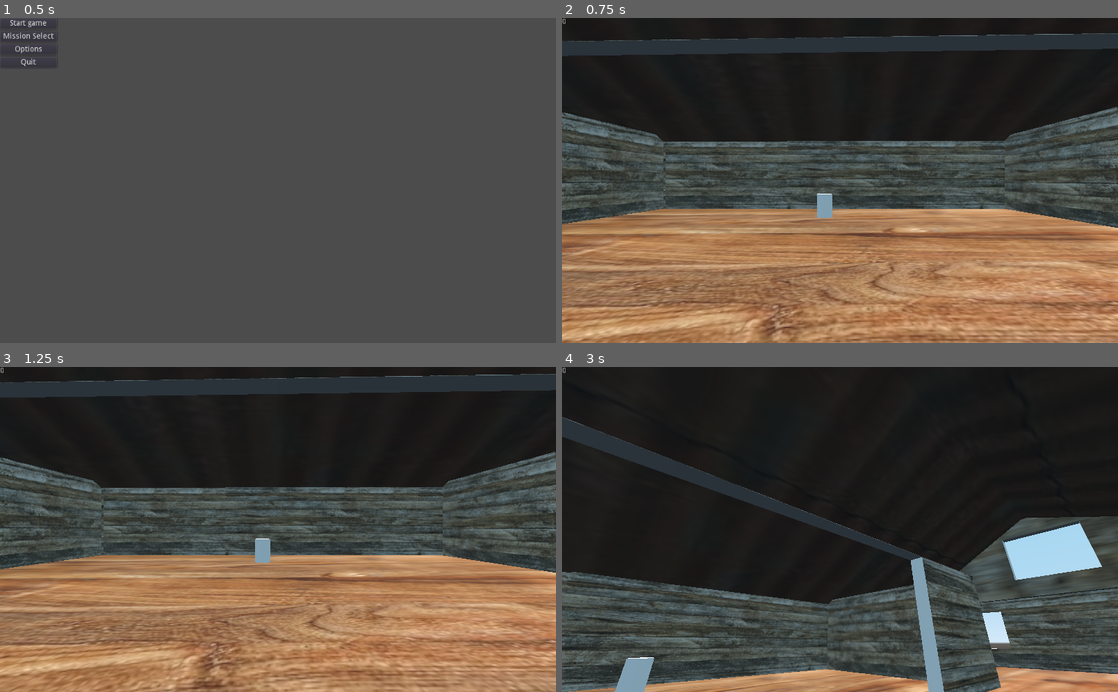
Above: before the commit, frames 1-4 (two rows, left to right).
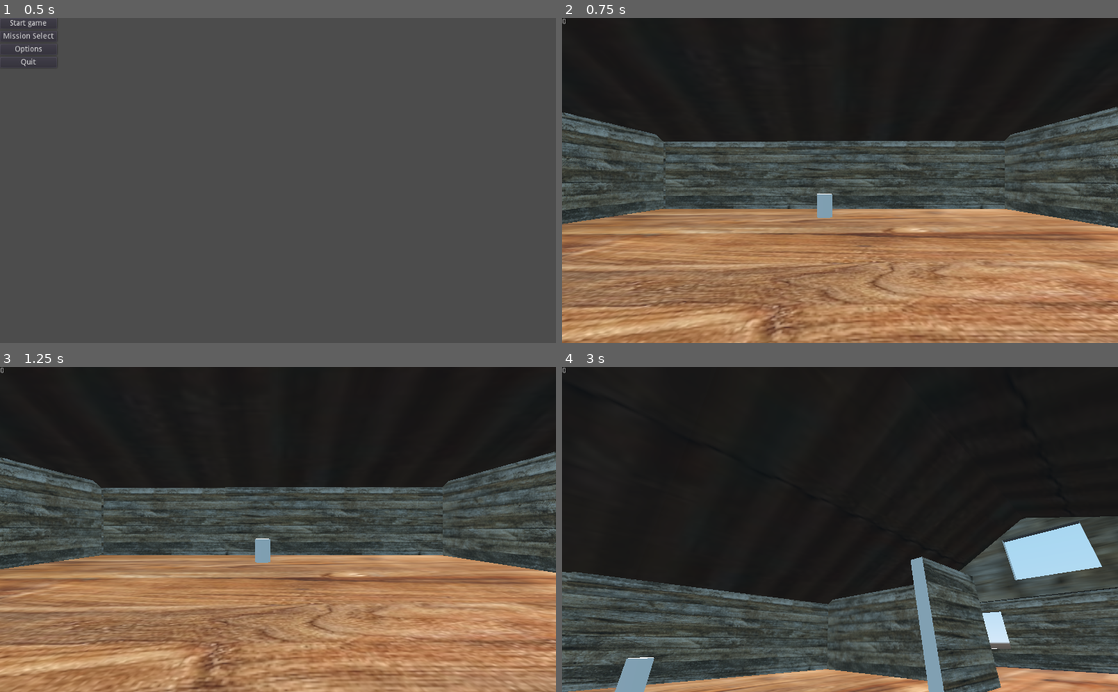
Above: after the commit, the same moments.

Repository: BlakeWiscombe/betrayal
Game: Godot game, scene res://Main menu.tscn
Two runs of this game, one before a commit and one after it. Both use one fixed random seed, a clock stepped at 60 frames per second and the inputs below.
Inputs (mouse positions are in pixels of both pictures, inside the frame that each line leads up to):
- Up to frame 1 (0.5 s): no input
- Up to frame 2 (0.75 s): click "Start game" at 0.5 s
- Up to frame 3 (1.25 s): no input
- Up to frame 4 (3 s): tap Enter at 1.25 s; move the mouse to (962, 513) at 1.27 s; hold D (player_right) 1.28-2.03 s; tap Space (jump) at 1.52, 2.27 s; move the mouse to (728, 545) at 2.02 s; hold S (player_backward) 2.03-2.78 s; move the mouse to (895, 458) at 2.77 s; hold D (player_right) from 2.78 s (still down)

Frame 1 is identical in both runs. In frame 2, 4.7% of the frame differs, in the area x 0-100%, y 4-12%; in frame 3, 4.9%, in the area x 0-100%, y 2-10%; in frame 4, 2.7%.

Commit message:
added another pickup

Diff:
--- a/Betrayal.tscn
+++ b/Betrayal.tscn
@@ -42,6 +42,7 @@
 material = SubResource( 19 )
 
 [node name="CSGBox" type="CSGBox" parent="CSGBox17"]
+transform = Transform( 1, 0, 1.86265e-09, 0, 1, 0, -1.86265e-09, 0, 1, 0, 0.126709, 0 )
 operation = 2
 width = 47.1441
 height = 17.0248
@@ -123,10 +124,13 @@
 material = SubResource( 19 )
 
 [node name="pickup2" parent="." instance=ExtResource( 4 )]
-transform = Transform( 0.999999, 0, 2.91038e-11, 0, 1, 0, -2.91038e-11, 0, 0.999999, 53.0325, 5.76536, 31.2574 )
+transform = Transform( 0.999999, 0, 2.91038e-11, 0, 1, 0, -2.91038e-11, 0, 0.999999, 53.0325, 2.4364, 31.2574 )
 
 [node name="pickup" parent="." instance=ExtResource( 4 )]
 transform = Transform( 1, 0, 0, 0, 1, 0, 0, 0, 1, 0.00783157, 2.88268, -28.031 )
+
+[node name="pickup" parent="pickup" instance=ExtResource( 4 )]
+transform = Transform( 0.999999, 0, 0, 0, 1, 0, 0, 0, 0.999999, 53.0891, 0.195418, 4.10238 )
 
 [node name="CSGBox6" type="CSGBox" parent="."]
 transform = Transform( 0.999972, 0, -8.73115e-11, 0, 1, 0, 8.73115e-11, 0, 0.999972, -30.0804, 7.81307, -49.2653 )
